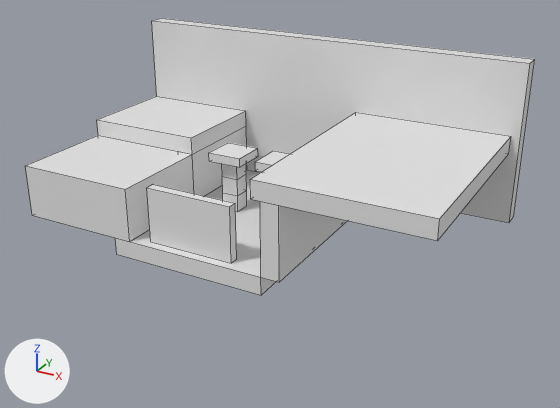
An edit to the Blender file assets/scene/levels.blend, drawn before and after from the same camera.
Both versions are drawn from a 50 mm lens placed at (21.2, 10.0, 29.8), pointed at (1.5, 45.9, 11.9). Every picture has the same lights, and +X, +Y and +Z are marked at lower left. Mesh edges are drawn as thin lines.

Objects in the first picture: 'Back Wall', 'CompanionCube.004', 'CompanionCube.005', 'CompanionCube.006', 'CompanionCube.010', 'Floor.001', 'Left Ledge', 'Left Wall', 'LevelTrigger', 'Right Ledge', 'Right Wall', 'Step2.001'.
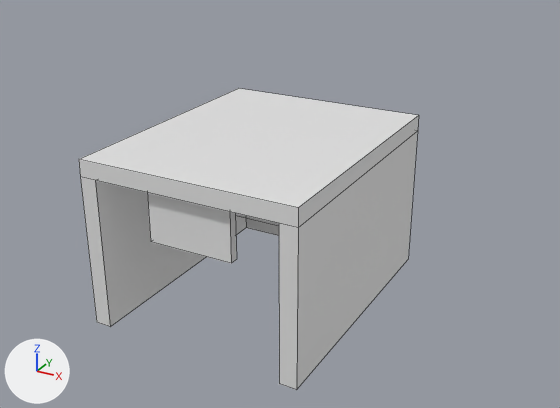
The newer file is also turned or shifted as a whole; pictures and numbers use the older file's frame.

What differs and where, as boxes (x1, y1, x2, y2) in the pictures (560 x 408 px):
'Back Wall', deleted
    before: (152, 18, 535, 223)
'Floor.002', added
    after: (79, 88, 419, 228)
'Right Ledge', deleted
    before: (250, 112, 511, 241)
'UnitCube', added
    after: (279, 131, 418, 390)
'Step2.001', deleted
    before: (26, 135, 194, 242)
'UnitCube.002', added
    after: (81, 177, 246, 327)
'Left Ledge', deleted
    before: (97, 96, 246, 154)
'Floor.001', deleted
    before: (115, 170, 276, 295)
'Right Wall', deleted
    before: (260, 201, 347, 282)
'Left Wall', deleted
    before: (192, 126, 247, 196)
'CompanionCube.006', deleted
    before: (209, 143, 258, 167)
'CompanionCube.004', deleted
    before: (222, 174, 247, 196)
'CompanionCube.010', deleted
    before: (255, 151, 289, 172)
'WallNRight.002', added
    after: (246, 218, 279, 236)
'CompanionCube.005', deleted
    before: (222, 164, 246, 179)
'UnitCube.003', added
    after: (235, 213, 279, 226)

The change in detail:
Material 'Material.016' (mat_material_016) is new.
Its base color is (0.8, 0.8, 0.8) (white #e7e7e7).
Mesh me_cube_010 is new.
It is a box spanning x -0.5..3.5, y -0.5..0.5, z -0.5..3.5.
It uses material mat_material_016 (white #e7e7e7).
Mesh me_cube_057 is new.
It is a box spanning x -0.5..0.5, y -0.5..15.5, z -0.5..8.5.
It uses material mat_material (white #e7e7e7).
Mesh me_cube_055 is new.
It is a box spanning x -12.5..0.5, y -0.5..15.5, z -0.5..0.5.
It uses material mat_material (white #e7e7e7).
Mesh me_cube_054 is new.
It is a box spanning x 0.5..11.5, y -0.5..6.5, z -0.5..4.5.
It uses material mat_material (white #e7e7e7).
Object 'Floor.001' (ob_floor_001) is deleted.
Object 'Right Wall' (ob_right_wall) is deleted.
Object 'Left Wall' (ob_left_wall) is deleted.
Object 'Left Ledge' (ob_left_ledge) is deleted.
Object 'Right Ledge' (ob_right_ledge) is deleted.
Object 'CompanionCube.010' (ob_companioncube_010) is deleted.
Object 'CompanionCube.004' (ob_companioncube_004) is deleted.
Object 'CompanionCube.005' (ob_companioncube_005) is deleted.
Object 'Step2.001' (ob_step2_001) is deleted.
Object 'CompanionCube.006' (ob_companioncube_006) is deleted.
Object 'Back Wall' (ob_back_wall) is deleted.
Object 'WallNRight.002' (ob_wallnright_002) is new; it shows me_cube_010.
Its location is (-2.0, 54.0, 9.1).
Its rotation in degrees is (0, -180, 0).
Object 'UnitCube.002' (ob_unitcube_002) is new; it shows me_cube_057.
Its location is (-6.0, 39.0, 14.1).
Its rotation in degrees is (0, -180, 0).
Object 'UnitCube' (ob_unitcube) is new; it shows a copy of me_cube_057.
Its location is (6.0, 39.0, 14.1).
Its rotation in degrees is (0, -180, 0).
Object 'Floor.002' (ob_floor_002) is new; it shows me_cube_055.
Its location is (-6.0, 39.0, 15.1).
Its rotation in degrees is (0, -180, 0).
Object 'UnitCube.003' (ob_unitcube_003) is new; it shows me_cube_054.
Its location is (6.0, 48.0, 14.1).
Its rotation in degrees is (0, -180, 0).
